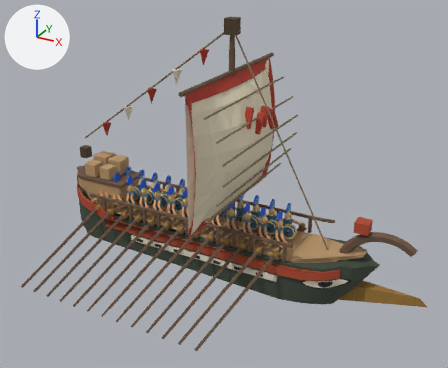
A saved change to the glTF model TigerMessenger/assets/models/optimized/warship-battle-v9/warship-battle-v9.glb.
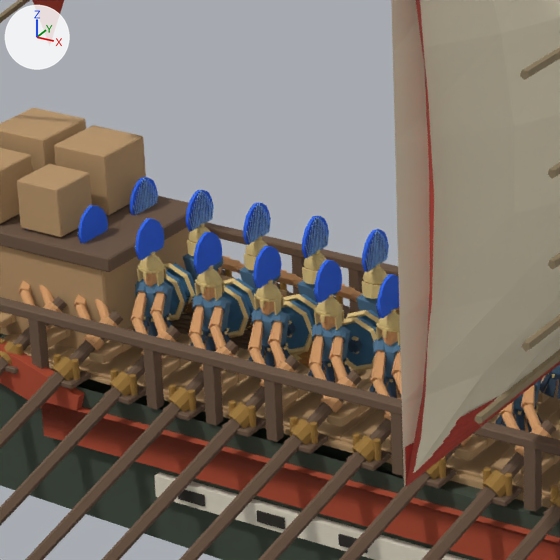
The first picture shows the older version from a 50 mm camera at (4.64, -7.67, 5.22) aimed at (0.52, -0.18, 1.47). The close-ups show the older and then the newer version on the part from 21% to 50% of the width and 34% to 69% of the height of that picture. Only the edits that show in the close-ups are written down. Arrows for +X, +Y and +Z are at upper left; the lights stay in place. Where no turn or scale is listed for an object, it has been applied to the vertices.

The scene before the commit, as lines of its bpy script (objects in view):
```python
ob_crew_crest___instance_17 = bpy.data.objects.new('crew-crest · instance 17', me_approved_roman_224)
ob_crew_crest___instance_17.parent = ob_crew_crest
ob_crew_crest___instance_17.location = (-0.72, -0.16, 0.992)
ob_stowed_gladius_shield_crew_16 = bpy.data.objects.new('Stowed gladius shield crew 16', me_stored_approved_gladius_shield)
ob_stowed_gladius_shield_crew_16.parent = ob_fisher_boat
ob_stowed_gladius_shield_crew_16.location = (-1.0, -0.035, 0.86)
ob_stowed_gladius_shield_crew_18 = bpy.data.objects.new('Stowed gladius shield crew 18', me_stored_approved_gladius_shield)
ob_stowed_gladius_shield_crew_18.parent = ob_fisher_boat
ob_stowed_gladius_shield_crew_18.location = (-0.7, -0.035, 0.86)
ob_stowed_gladius_weapon_crew_16 = bpy.data.objects.new('Stowed gladius weapon crew 16', me_stored_approved_gladius_weapon)
ob_stowed_gladius_weapon_crew_16.parent = ob_fisher_boat
ob_stowed_gladius_weapon_crew_16.location = (-0.7, 0.0, 0.82)
ob_stowed_longbow_weapon_crew_11 = bpy.data.objects.new('Stowed longbow weapon crew 11', me_stored_approved_longbow_weapon)
ob_stowed_longbow_weapon_crew_11.parent = ob_fisher_boat
ob_stowed_longbow_weapon_crew_11.location = (-1.1, 0.0, 0.819)
ob_stowed_longbow_weapon_crew_12 = bpy.data.objects.new('Stowed longbow weapon crew 12', me_stored_approved_longbow_weapon)
ob_stowed_longbow_weapon_crew_12.parent = ob_fisher_boat
ob_stowed_longbow_weapon_crew_12.location = (-1.1, 0.0, 0.833)
ob_stowed_longbow_weapon_crew_7 = bpy.data.objects.new('Stowed longbow weapon crew 7', me_stored_approved_longbow_weapon)
ob_stowed_longbow_weapon_crew_7.parent = ob_fisher_boat
ob_stowed_longbow_weapon_crew_7.location = (-1.1, 0.0, 0.805)
ob_stowed_spear_shield_crew_0 = bpy.data.objects.new('Stowed spear shield crew 0', me_stored_approved_spear_shield)
ob_stowed_spear_shield_crew_0.parent = ob_fisher_boat
ob_stowed_spear_shield_crew_0.location = (-1.6, 0.035, 0.86)
ob_stowed_spear_shield_crew_1 = bpy.data.objects.new('Stowed spear shield crew 1', me_stored_approved_spear_shield)
ob_stowed_spear_shield_crew_1.parent = ob_fisher_boat
ob_stowed_spear_shield_crew_1.location = (-1.3, 0.035, 0.86)
# also in view: 'oar-shaft.017' at (-0.87, -1.11, 0.26); 'Deck plank 7' at (-0.77, 0.0, 0.66); 'oar-shaft.019' at (-0.33, -1.11, 0.26); 'oar-shaft.020' at (-0.06, -1.11, 0.26); 'n255' at (-1.57, -0.49, 0.77)
```
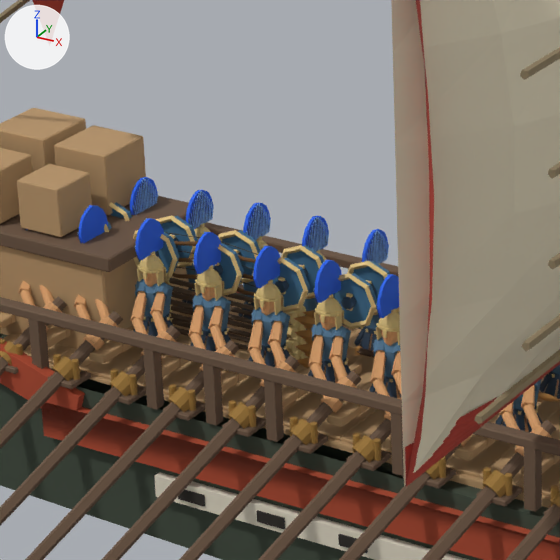
Patch to the scene script:
```diff
--- a/TigerMessenger/assets/models/optimized/warship-battle-v9/warship-battle-v9.glb.py
+++ b/TigerMessenger/assets/models/optimized/warship-battle-v9/warship-battle-v9.glb.py
@@ ob_stowed_gladius_shield_crew_16 @@
 ob_stowed_gladius_shield_crew_16.parent = ob_fisher_boat
-ob_stowed_gladius_shield_crew_16.location = (-1.0, -0.035, 0.86)
+ob_stowed_gladius_shield_crew_16.location = (-1.0, -0.065, 1.05)
@@ ob_stowed_gladius_shield_crew_18 @@
 ob_stowed_gladius_shield_crew_18.parent = ob_fisher_boat
-ob_stowed_gladius_shield_crew_18.location = (-0.7, -0.035, 0.86)
+ob_stowed_gladius_shield_crew_18.location = (-0.7, -0.065, 1.05)
@@ ob_stowed_gladius_weapon_crew_16 @@
 ob_stowed_gladius_weapon_crew_16.parent = ob_fisher_boat
-ob_stowed_gladius_weapon_crew_16.location = (-0.7, 0.0, 0.82)
+ob_stowed_gladius_weapon_crew_16.location = (0.3, 0.0, 0.8)
@@ ob_stowed_longbow_weapon_crew_7 @@
 ob_stowed_longbow_weapon_crew_7.parent = ob_fisher_boat
-ob_stowed_longbow_weapon_crew_7.location = (-1.1, 0.0, 0.805)
+ob_stowed_longbow_weapon_crew_7.location = (-1.1, 0.0, 0.952)
@@ ob_stowed_longbow_weapon_crew_11 @@
 ob_stowed_longbow_weapon_crew_11.parent = ob_fisher_boat
-ob_stowed_longbow_weapon_crew_11.location = (-1.1, 0.0, 0.819)
+ob_stowed_longbow_weapon_crew_11.location = (-1.1, 0.0, 1.022)
@@ ob_stowed_longbow_weapon_crew_12 @@
 ob_stowed_longbow_weapon_crew_12.parent = ob_fisher_boat
-ob_stowed_longbow_weapon_crew_12.location = (-1.1, 0.0, 0.833)
+ob_stowed_longbow_weapon_crew_12.location = (-1.1, 0.0, 1.092)
@@ ob_stowed_spear_shield_crew_0 @@
 ob_stowed_spear_shield_crew_0.parent = ob_fisher_boat
-ob_stowed_spear_shield_crew_0.location = (-1.6, 0.035, 0.86)
+ob_stowed_spear_shield_crew_0.location = (-1.6, 0.065, 1.05)
@@ ob_stowed_spear_shield_crew_1 @@
 ob_stowed_spear_shield_crew_1.parent = ob_fisher_boat
-ob_stowed_spear_shield_crew_1.location = (-1.3, 0.035, 0.86)
+ob_stowed_spear_shield_crew_1.location = (-1.3, 0.065, 1.05)
@@ ob_stowed_spear_shield_crew_2 @@
 ob_stowed_spear_shield_crew_2.parent = ob_fisher_boat
-ob_stowed_spear_shield_crew_2.location = (-1.0, 0.035, 0.86)
+ob_stowed_spear_shield_crew_2.location = (-1.0, 0.065, 1.05)
@@ ob_stowed_spear_shield_crew_3 @@
 ob_stowed_spear_shield_crew_3.parent = ob_fisher_boat
-ob_stowed_spear_shield_crew_3.location = (-0.7, 0.035, 0.86)
+ob_stowed_spear_shield_crew_3.location = (-0.7, 0.065, 1.05)
@@ ob_stowed_spear_shield_crew_4 @@
 ob_stowed_spear_shield_crew_4.parent = ob_fisher_boat
-ob_stowed_spear_shield_crew_4.location = (-0.4, 0.035, 0.86)
+ob_stowed_spear_shield_crew_4.location = (-0.4, 0.065, 1.05)
@@ ob_stowed_spear_shield_crew_14 @@
 ob_stowed_spear_shield_crew_14.parent = ob_fisher_boat
-ob_stowed_spear_shield_crew_14.location = (-1.6, -0.035, 0.86)
+ob_stowed_spear_shield_crew_14.location = (-1.6, -0.065, 1.05)
@@ ob_stowed_spear_shield_crew_15 @@
 ob_stowed_spear_shield_crew_15.parent = ob_fisher_boat
-ob_stowed_spear_shield_crew_15.location = (-1.3, -0.035, 0.86)
+ob_stowed_spear_shield_crew_15.location = (-1.3, -0.065, 1.05)
@@ ob_stowed_spear_shield_crew_19 @@
 ob_stowed_spear_shield_crew_19.parent = ob_fisher_boat
-ob_stowed_spear_shield_crew_19.location = (-0.4, -0.035, 0.86)
+ob_stowed_spear_shield_crew_19.location = (-0.4, -0.065, 1.05)
@@ ob_stowed_spear_weapon_crew_4 @@
 ob_stowed_spear_weapon_crew_4.parent = ob_fisher_boat
-ob_stowed_spear_weapon_crew_4.location = (-0.95, -0.02, 0.706)
+ob_stowed_spear_weapon_crew_4.location = (-0.95, -0.03, 0.709)
@@ ob_stowed_spear_weapon_crew_5 @@
 ob_stowed_spear_weapon_crew_5.parent = ob_fisher_boat
-ob_stowed_spear_weapon_crew_5.location = (-0.95, -0.02, 0.727)
+ob_stowed_spear_weapon_crew_5.location = (-0.95, -0.03, 0.768)
@@ ob_stowed_spear_weapon_crew_10 @@
 ob_stowed_spear_weapon_crew_10.parent = ob_fisher_boat
-ob_stowed_spear_weapon_crew_10.location = (-0.95, -0.02, 0.769)
+ob_stowed_spear_weapon_crew_10.location = (-0.95, -0.03, 0.886)
```

Pixel boxes (x1, y1, x2, y2) of what changed, in the close-ups (560 x 560 px):
'Stowed spear shield crew 19', moved: before (342, 317, 377, 372); after (333, 273, 377, 329)
'Stowed gladius shield crew 18', moved: before (281, 301, 314, 355); after (273, 257, 310, 313)
'Stowed gladius shield crew 16', moved: before (222, 285, 251, 338); after (193, 242, 244, 296)
'Stowed spear shield crew 1', moved: before (164, 263, 196, 314); after (155, 215, 198, 269)
'Stowed spear shield crew 2', moved: before (223, 278, 260, 330); after (218, 230, 260, 284)
'Stowed spear shield crew 3', moved: before (283, 294, 321, 343); after (281, 245, 324, 299)
'Stowed spear shield crew 15', moved: before (164, 271, 187, 321); after (133, 230, 180, 279)
'Stowed spear shield crew 4', moved: before (346, 310, 383, 338); after (347, 261, 390, 315)
'Stowed spear weapon crew 5', moved: before (171, 321, 310, 361); after (169, 312, 312, 356)
'Stowed spear weapon crew 10', moved (mostly hidden before): before (179, 314, 313, 352); after (170, 285, 321, 328)
'Stowed longbow weapon crew 12', moved (mostly hidden): before (185, 296, 252, 323); after (165, 232, 258, 263)
'Stowed longbow weapon crew 7', moved (mostly hidden): before (182, 309, 253, 330); after (172, 267, 256, 296)
'Stowed spear weapon crew 4', moved (mostly hidden): before (175, 327, 309, 368); after (175, 327, 310, 369)
'Stowed spear shield crew 0', moved (not visible before): after (109, 202, 132, 221)
'Stowed longbow weapon crew 11', moved (mostly hidden): before (184, 299, 253, 327); after (178, 251, 254, 279)
'Stowed gladius weapon crew 16', moved (not visible before): after (538, 392, 560, 401)
'Stowed spear shield crew 14', moved (not visible before): after (104, 222, 112, 232)
